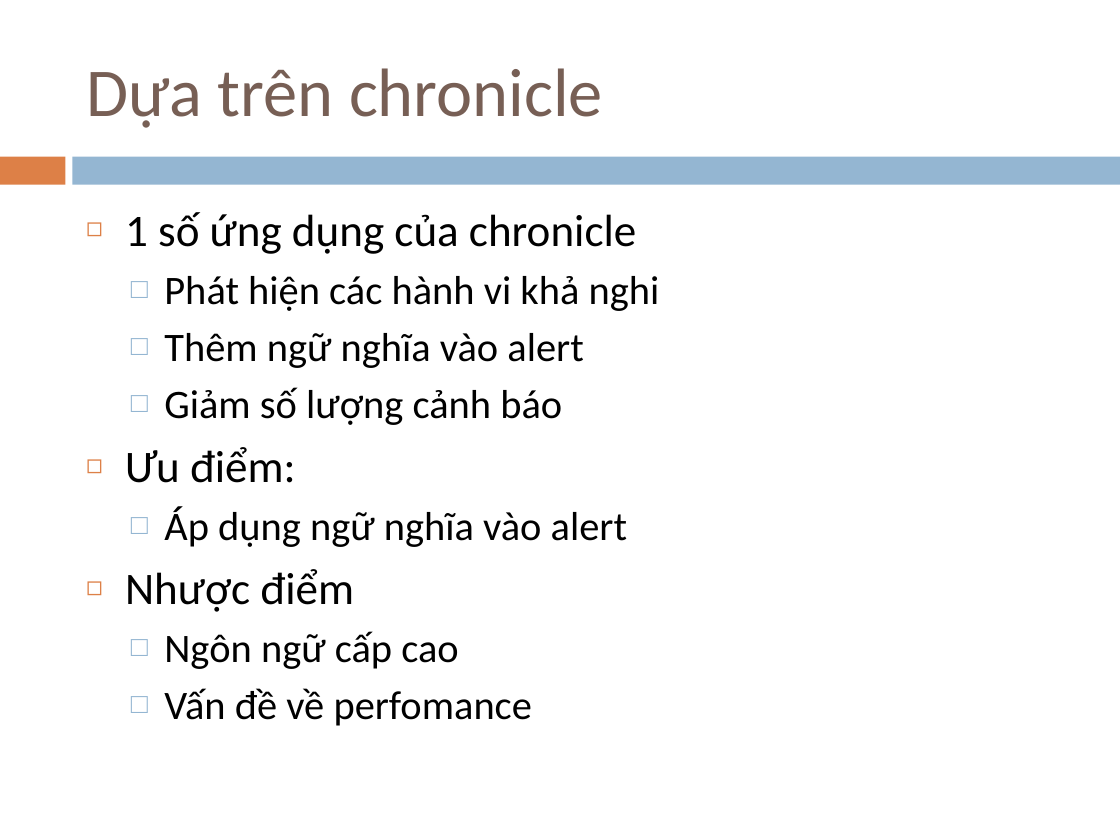
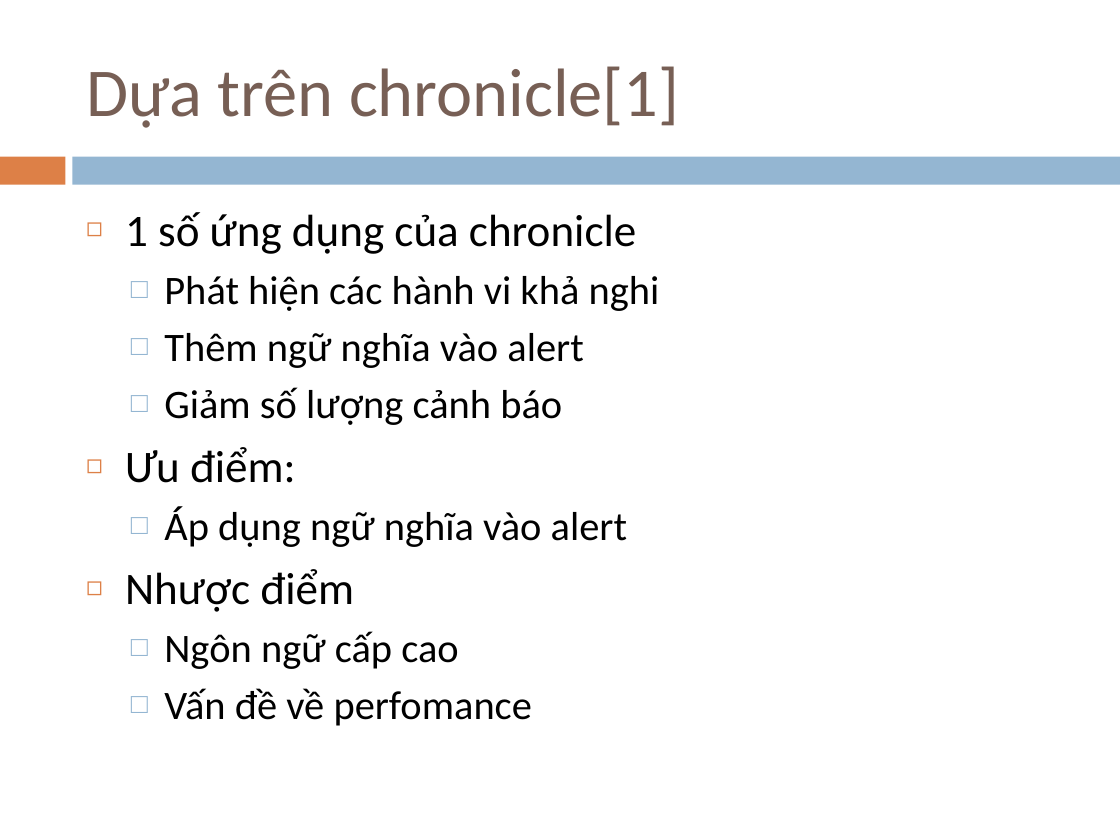
Before and after one commit to zedster27/secviz, a slide deck: slide 52 of Slides/DAMH1.ppt. Drawn at 1120x840 pixels with LibreOffice and Linux fonts; fonts in the diff are those of the drawing. Boxes give left, top, right and bottom in pixels: in the first picture for what was removed or moved away, otherwise in the second. Text is boxed around its words. In the diff, an @@ line names an element or a change of style, - is before the commit and + after.

Commit message:
MODIFY \trunk\Slides\DAMH1.ppt Slides 49-55,75 Unknown error. Add references again!

```diff
--- a/Slides/DAMH1.ppt
+++ b/Slides/DAMH1.ppt
@@ title at bbox=[86, 66, 679, 128]: text changed @@
-Dựa trên chronicle
+Dựa trên chronicle[1]
```
Also in this commit, not shown: 7 other slides changed.
